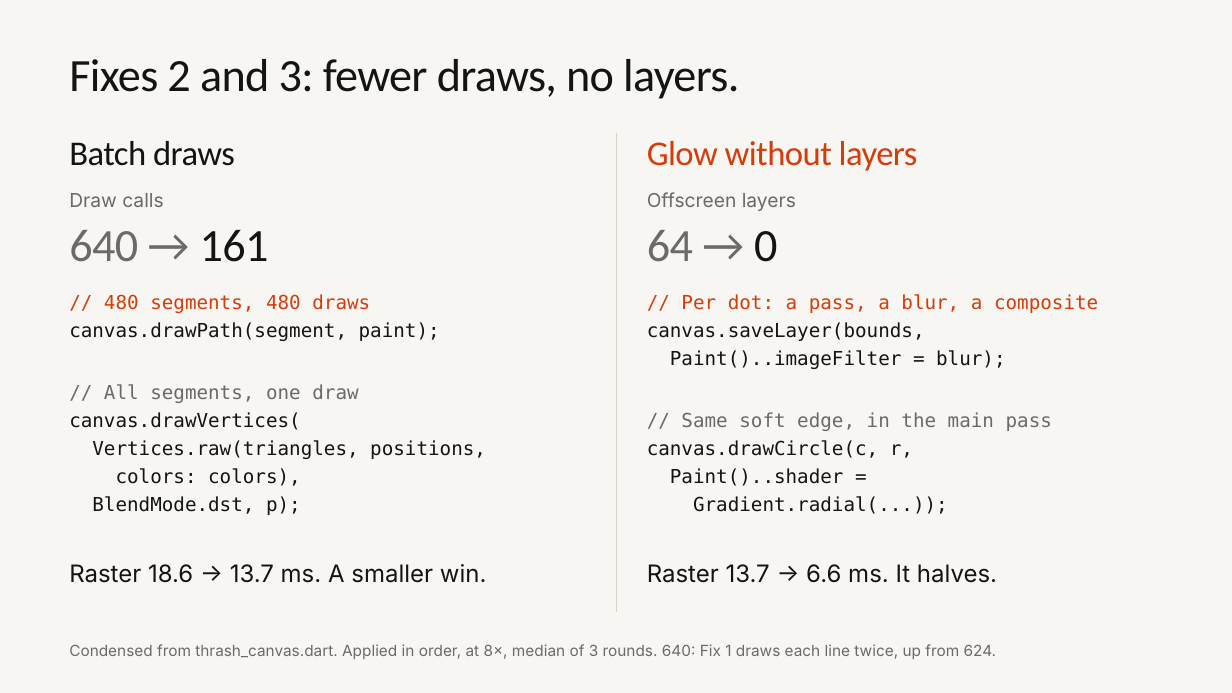
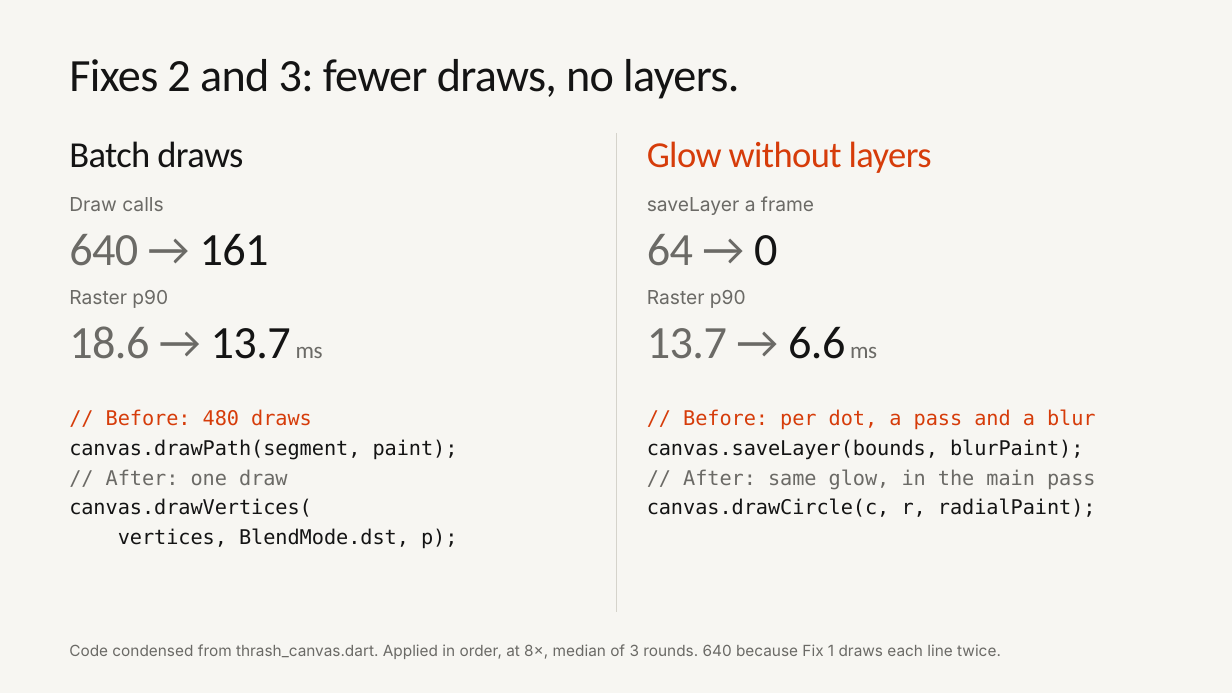
Before and after one commit to cm-collins/fluttercon-demo-app, a slide deck: slide 23 of docs/talk/slides/beyond-skia.pptx. Drawn at 1232x693 pixels with LibreOffice and Linux fonts; fonts in the diff are those of the drawing; background and template pictures are left out. Boxes give left, top, right and bottom in pixels: in the first picture for what was removed or moved away, otherwise in the second. Text is boxed around its words. In the diff, an @@ line names an element or a change of style, - is before the commit and + after.

```diff
--- a/docs/talk/slides/beyond-skia.pptx
+++ b/docs/talk/slides/beyond-skia.pptx
@@ text "Batch draws" at box(69, 141, 243, 168): size 27 to 28.5 pt, letter spacing -0.4 to -0.5 pt @@
@@ text "Glow without layers" at box(647, 141, 932, 173): size 27 to 28.5 pt, letter spacing -0.4 to -0.5 pt @@
@@ text removed at box(647, 192, 796, 211) @@
-Offscreen layers
@@ text added at box(647, 196, 814, 215), 15 pt, text #6B6A66 @@
+saveLayer a frame
@@ 3 texts: place and size @@
-3 texts at box(69, 193, 777, 262)
+3 texts at box(69, 197, 777, 266)
@@ text added at box(69, 290, 168, 308), 15 pt, text #6B6A66 @@
+Raster p90
@@ text added at box(647, 290, 746, 308), 15 pt, text #6B6A66 @@
+Raster p90
@@ text at box(69, 326, 323, 359): text changed; size 18.8 to 36 pt; font Inter to Calibri; text colour #141414 to #6B6A66 @@
-Raster 18.6 → 13.7 ms. A smaller win.
+18.6 → 13.7 ms
@@ text at box(647, 326, 877, 359): text changed; size 18.8 to 36 pt; font Inter to Calibri; text colour #141414 to #6B6A66 @@
-Raster 13.7 → 6.6 ms. It halves.
+13.7 → 6.6 ms
@@ text "// Before: 480 draws": place and size @@
-text "// Before: 480 draws" at box(69, 294, 486, 515)
+text "// Before: 480 draws" at box(69, 409, 458, 549)
@@ text at box(106, 409, 312, 426): text changed; size 15 to 15.8 pt @@
-// 480 segments, 480 draws
+// Before: 480 draws
@@ text at box(647, 409, 1096, 517): text changed; size 15 to 15.8 pt @@
-// Per dot: a pass, a blur, a composite
-canvas.saveLayer(bounds,
-Paint()..imageFilter = blur);
-// Same soft edge, in the main pass
-canvas.drawCircle(c, r,
-Paint()..shader =
-Gradient.radial(...));
+// Before: per dot, a pass and a blur
+canvas.saveLayer(bounds, blurPaint);
+// After: same glow, in the main pass
+canvas.drawCircle(c, r, radialPaint);
@@ text at box(69, 439, 458, 517): size 15 to 15.8 pt in "canvas.drawPath(segment, paint);", "canvas.drawVertices(" @@
@@ text at box(106, 469, 288, 485): text changed; size 15 to 15.8 pt @@
-// All segments, one draw
+// After: one draw
@@ text at box(118, 528, 457, 549): text changed; size 15 to 15.8 pt @@
-Vertices.raw(triangles, positions,
-colors: colors),
-BlendMode.dst, p);
+vertices, BlendMode.dst, p);
@@ text at box(69, 644, 1001, 659): text changed @@
-Condensed from thrash_canvas.dart. Applied in order, at 8×, median of 3 rounds. 640: Fix 1 draws each line twice, up from 624.
+Code condensed from thrash_canvas.dart. Applied in order, at 8×, median of 3 rounds. 640 because Fix 1 draws each line twice.
```
Also in this commit, not shown: 1 other slide changed, 12 other files.
